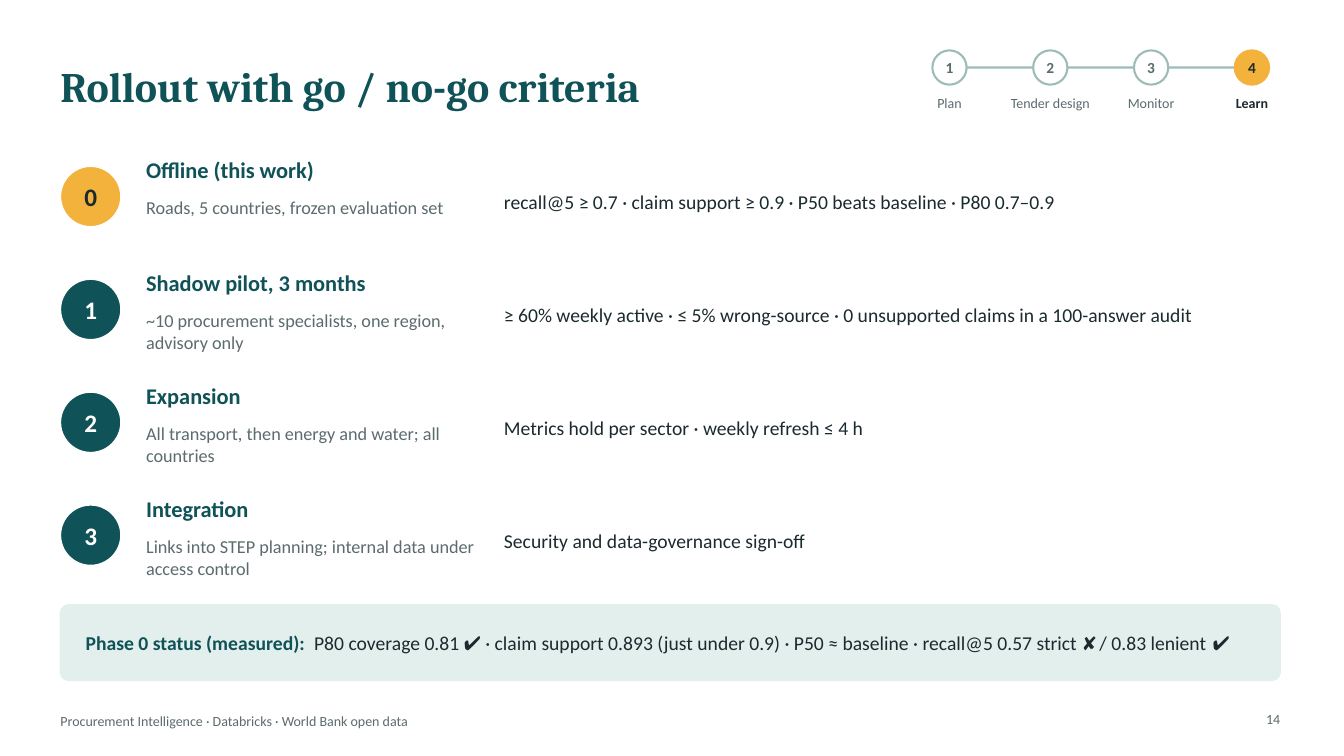
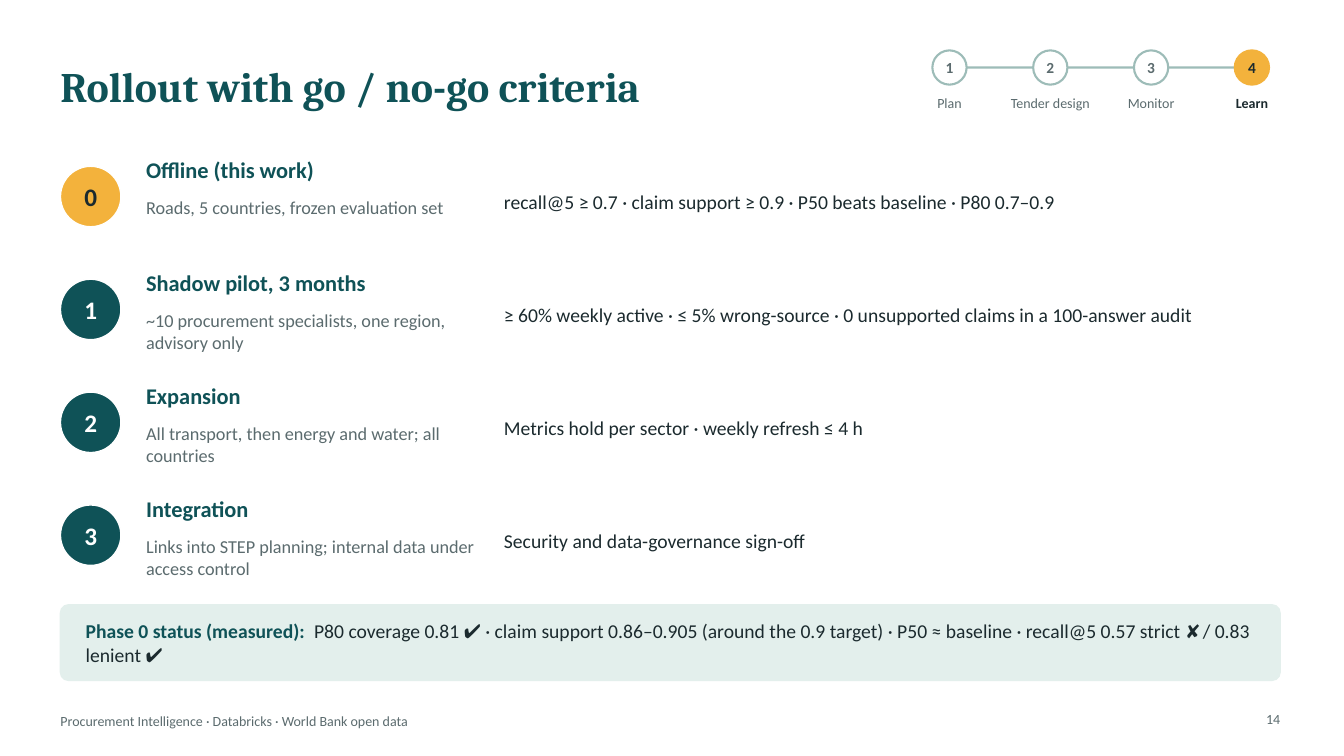
Before and after one commit to dm15072000/wb-procurement-intelligence, a slide deck: slide 14 of slides/procurement_intelligence.pptx. Drawn at 1344x756 pixels with LibreOffice and Linux fonts; fonts in the diff are those of the drawing. Boxes give left, top, right and bottom in pixels: in the first picture for what was removed or moved away, otherwise in the second. Text is boxed around its words. In the diff, an @@ line names an element or a change of style, - is before the commit and + after.

```diff
--- a/slides/procurement_intelligence.pptx
+++ b/slides/procurement_intelligence.pptx
@@ text at bbox=[86, 623, 1250, 662]: text changed @@
-Phase 0 status (measured): P80 coverage 0.81 ✔ · claim support 0.893 (just under 0.9) · P50 ≈ baseline · recall@5 0.57 strict ✘ / 0.83 lenient ✔
+Phase 0 status (measured): P80 coverage 0.81 ✔ · claim support 0.86–0.905 (around the 0.9 target) · P50 ≈ baseline · recall@5 0.57 strict ✘ / 0.83 lenient ✔
```
Also in this commit, not shown: 2 other slides changed, 7 other files.
